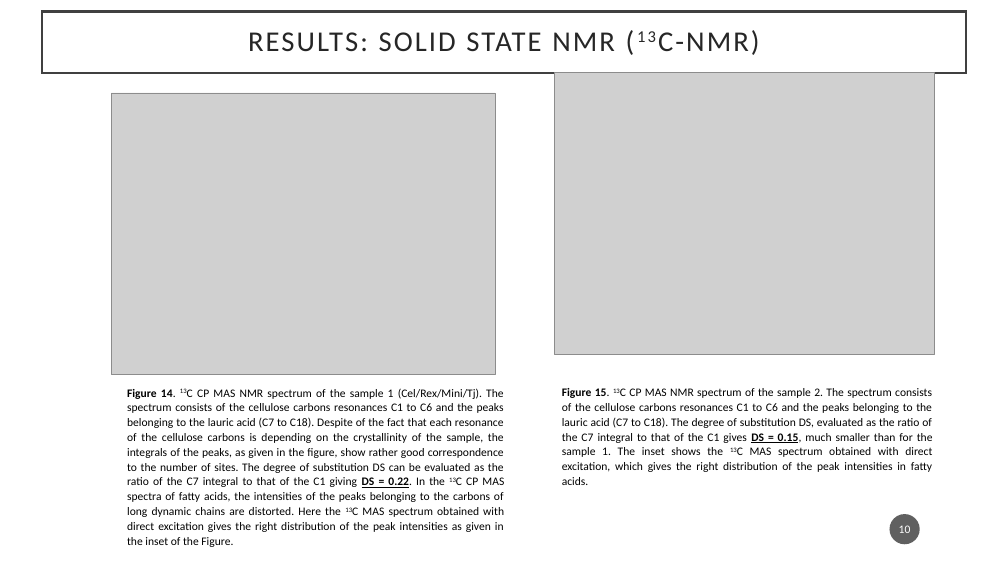
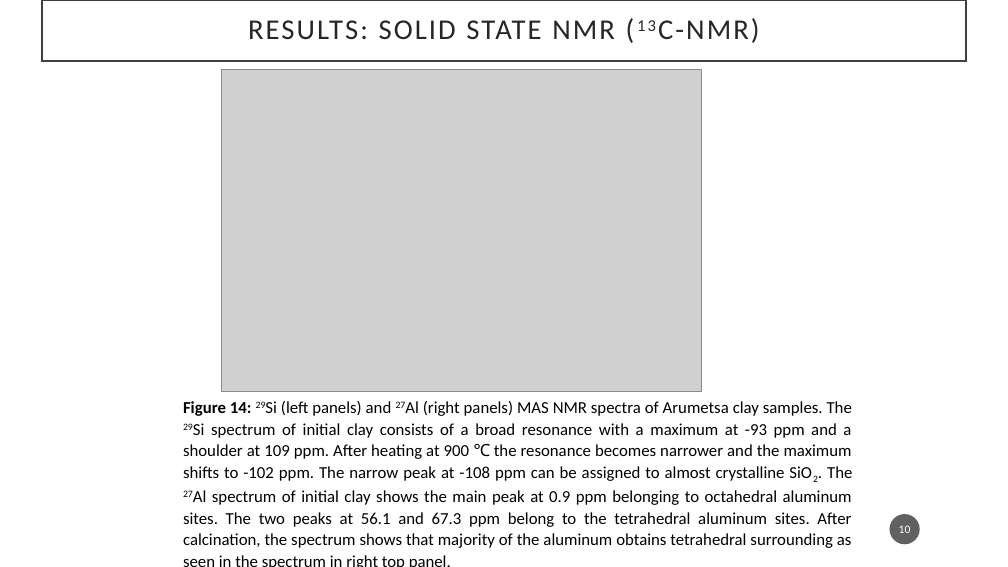
Before and after one commit to Ju-arch720/XRD_xls_raw_converter, a slide deck: slide 10 of Advanced_Characterization/Presentation_Adv_char.pptx. Drawn at 1008x567 pixels with LibreOffice and Linux fonts; fonts in the diff are those of the drawing; grey boxes stand for pictures; background and template pictures are left out. Boxes give left, top, right and bottom in pixels: in the first picture for what was removed or moved away, otherwise in the second. Text is boxed around its words. In the diff, an @@ line names an element or a change of style, - is before the commit and + after.

```diff
--- a/Advanced_Characterization/Presentation_Adv_char.pptx
+++ b/Advanced_Characterization/Presentation_Adv_char.pptx
@@ rectangle "RESULTS: SOLID STATE NMR (13C-NMR)": place and size @@
-rectangle "RESULTS: SOLID STATE NMR (13C-NMR)" at box(42, 11, 966, 73)
+rectangle "RESULTS: SOLID STATE NMR (13C-NMR)" at box(42, 0, 966, 61)
@@ picture added at box(222, 70, 702, 392) @@
@@ picture removed at box(554, 73, 935, 355) @@
@@ picture removed at box(111, 93, 495, 375) @@
@@ text removed at box(127, 388, 504, 547) @@
-Figure 14. 13C CP MAS NMR spectrum of the sample 1 (Cel/Rex/Mini/Tj). The spectrum consists of the cellulose carbons resonances C1 to C6 and the peaks belonging to the lauric acid (C7 to C18). Despite of the fact that each resonance of the cellulose carbons is depending on the crystallinity of the sample, the integrals of the peaks, as given in the figure, show rather good correspondence to the number of sites. The degree of substitution DS can be evaluated as the ratio of the C7 integral to that of the C1 giving DS = 0.22. In the 13C CP MAS spectra of fatty acids, the intensities of the peaks belonging to the carbons of long dynamic chains are distorted. Here the 13C MAS spectrum obtained with direct excitation gives the right distribution of the peak intensities as given in the inset of the Figure.
@@ text removed at box(562, 388, 933, 485) @@
-Figure 15. 13C CP MAS NMR spectrum of the sample 2. The spectrum consists of the cellulose carbons resonances C1 to C6 and the peaks belonging to the lauric acid (C7 to C18). The degree of substitution DS, evaluated as the ratio of the C7 integral to that of the C1 gives DS = 0.15, much smaller than for the sample 1. The inset shows the 13C MAS spectrum obtained with direct excitation, which gives the right distribution of the peak intensities in fatty acids.
@@ text added at box(183, 401, 852, 548), 16 pt, text #000000 @@
+Figure 14: 29Si (left panels) and 27Al (right panels) MAS NMR spectra of Arumetsa clay samples. The 29Si spectrum of initial clay consists of a broad resonance with a maximum at -93 ppm and a shoulder at 109 ppm. After heating at 900 ℃ the resonance becomes narrower and the maximum shifts to -102 ppm. The narrow peak at -108 ppm can be assigned to almost crystalline SiO2. The 27Al spectrum of initial clay shows the main peak at 0.9 ppm belonging to octahedral aluminum sites. The two peaks at 56.1 and 67.3 ppm belong to the tetrahedral aluminum sites. After calcination, the spectrum shows that majority of the aluminum obtains tetrahedral surrounding as seen in the spectrum in right top panel.
```
Also in this commit, not shown: 2 other files.
